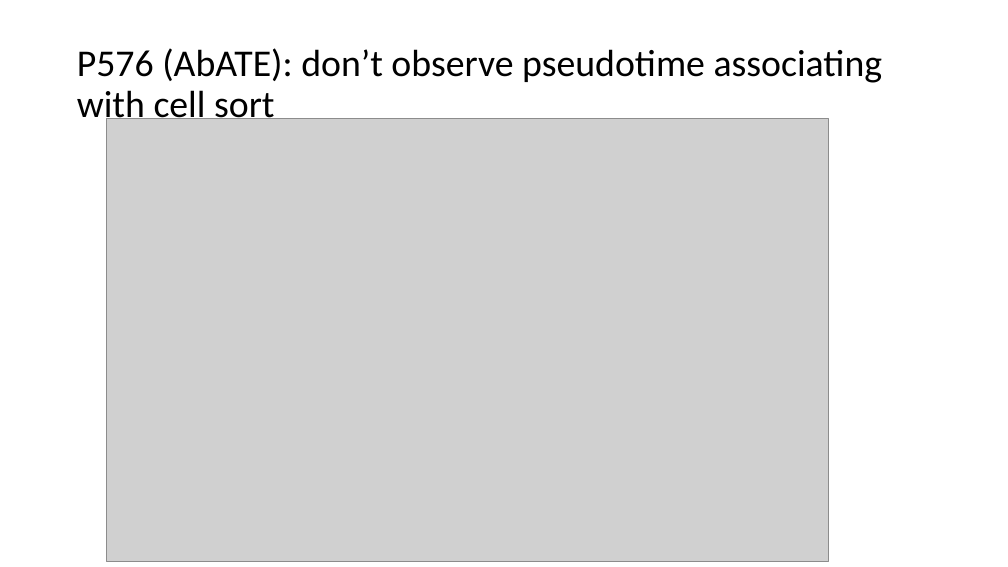
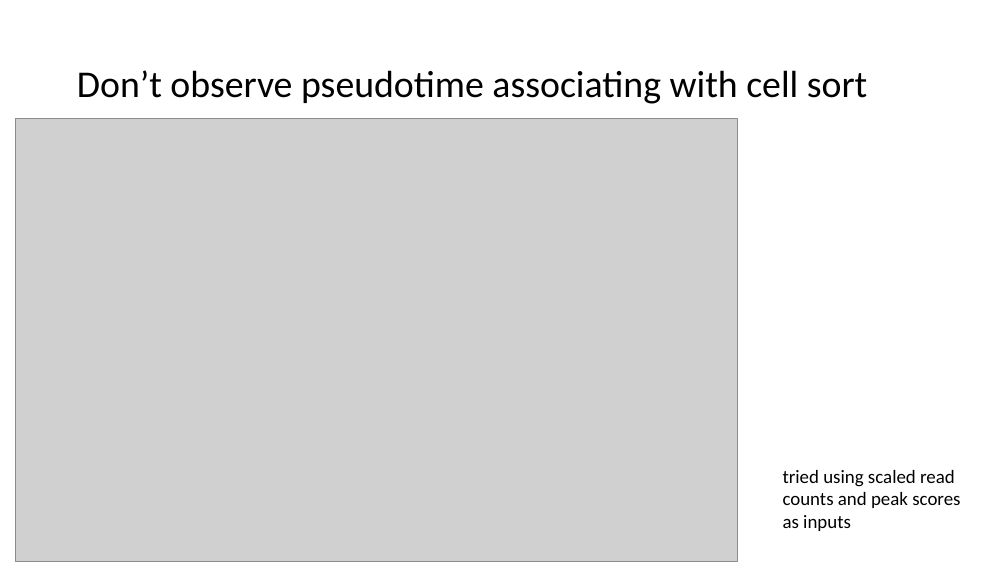
Before and after one commit to tybottorff/bottorffdocs, a slide deck: slide 8 of presentations/weekly_meetings/8_8_24.pptx (slide 9 before the commit). Drawn at 1008x567 pixels with LibreOffice and Linux fonts; fonts in the diff are those of the drawing; grey boxes stand for pictures. Boxes give left, top, right and bottom in pixels: in the first picture for what was removed or moved away, otherwise in the second. Text is boxed around its words. In the diff, an @@ line names an element or a change of style, - is before the commit and + after.

```diff
--- a/presentations/weekly_meetings/8_8_24.pptx
+++ b/presentations/weekly_meetings/8_8_24.pptx
@@ title at <box>77,70,867,104</box>: text changed @@
-P576 (AbATE): don’t observe pseudotime associating with cell sort
+Don’t observe pseudotime associating with cell sort
@@ picture: place and size @@
-picture at <box>107,119,829,561</box>
+picture at <box>15,119,737,561</box>
@@ text added at <box>783,470,960,531</box>, 18 pt, text #000000 @@
+tried using scaled read counts and peak scores as inputs
```
Also in this commit, not shown: 5 other slides changed, 2 slides added, 1 slide removed.
